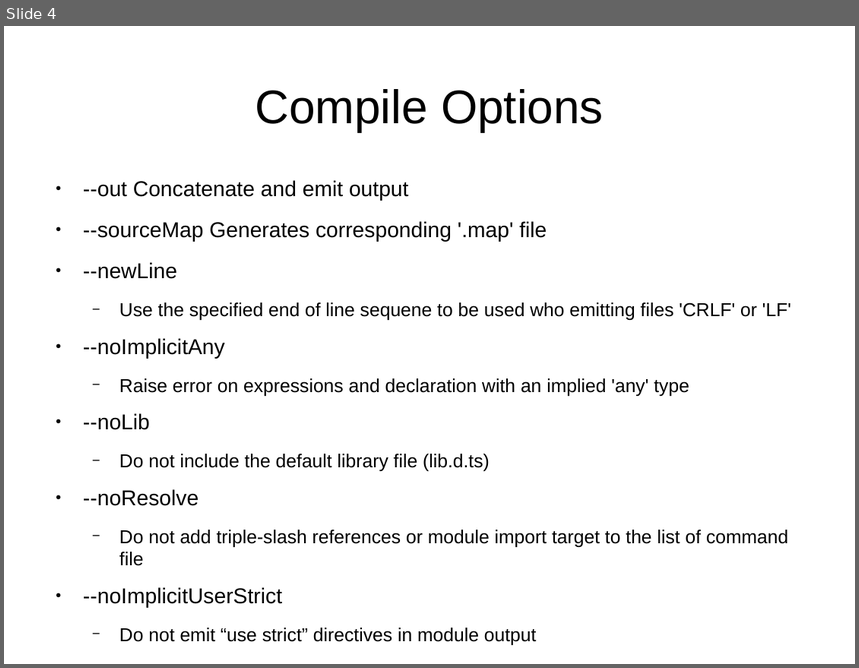
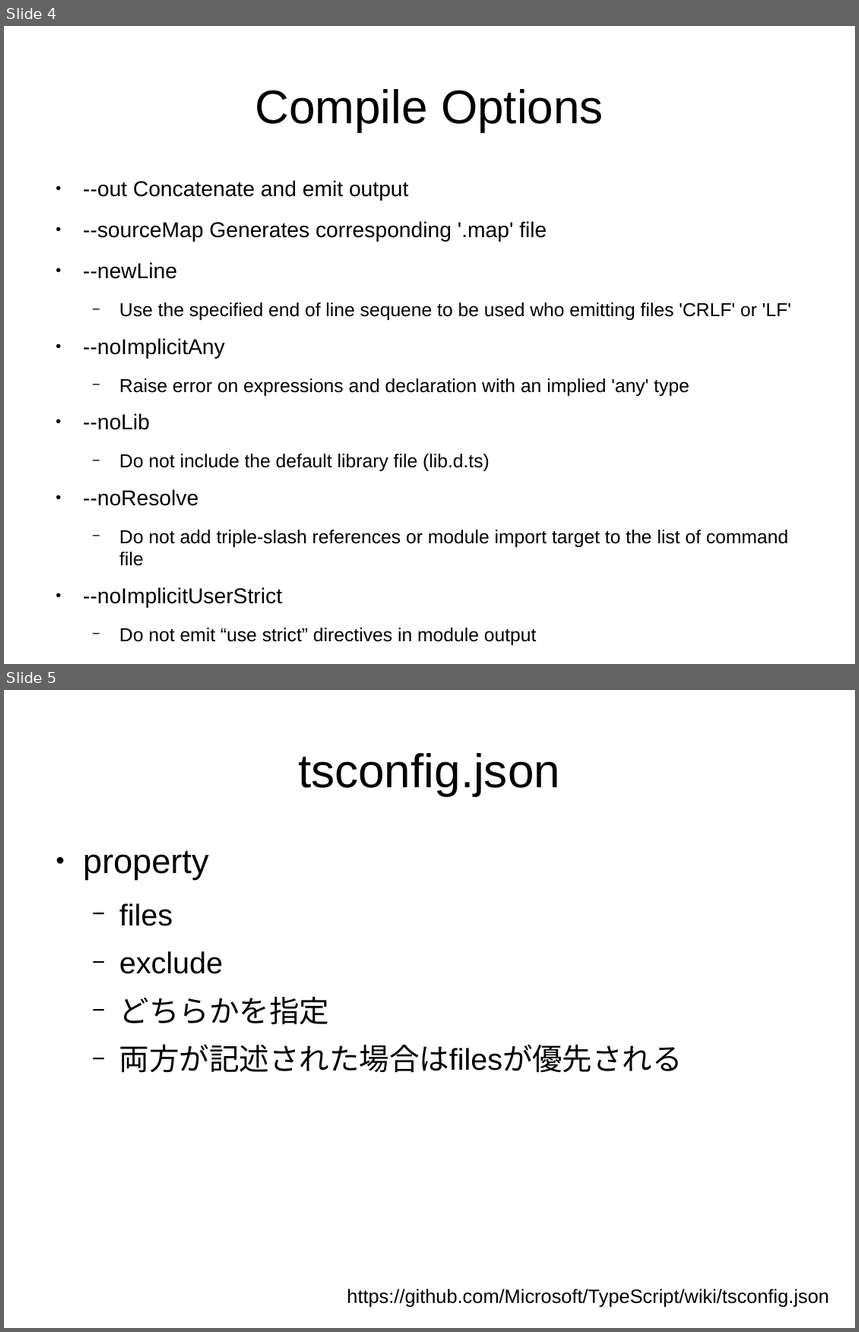
Before and after one commit to sallop/til, a slide deck: typescript.odp. Shown one above the other, each under a label of ours: slide 4 before the commit, slides 4 and 5 after it. The pictures are 859x668 and 859x1332 pixels, drawn with LibreOffice and Linux fonts; fonts in the diff are those of the drawing. Boxes give left, top, right and bottom in pixels: in the first picture for what was removed or moved away, otherwise in the second. Text is boxed around its words. In the diff, an @@ line names an element or a change of style, - is before the commit and + after.

```diff
--- a/typescript.odp
+++ b/typescript.odp
@@ slide 5 added at (x1=4, y1=690, x2=855, y2=1328), background #FFFFFF @@
@@ title added at (x1=298, y1=753, x2=560, y2=796), 44 pt, text #000000 @@
+tsconfig.json
@@ text added at (x1=83, y1=850, x2=683, y2=1073), 28 pt, text #000000 @@
+● property
+  − files
+  − exclude
+  − どちらかを指定
+  − 両方が記述された場合はfilesが優先される
@@ text added at (x1=347, y1=1289, x2=829, y2=1308), 18 pt, text #000000 @@
+https://github.com/Microsoft/TypeScript/wiki/tsconfig.json
```
Also in this commit, not shown: 1 other slide added, 1 slide removed, 4 other files.
